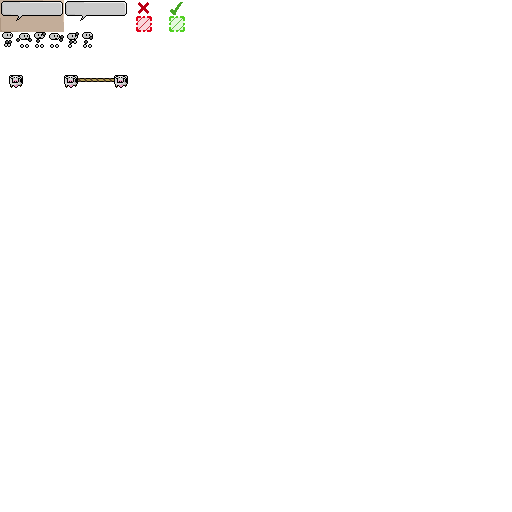
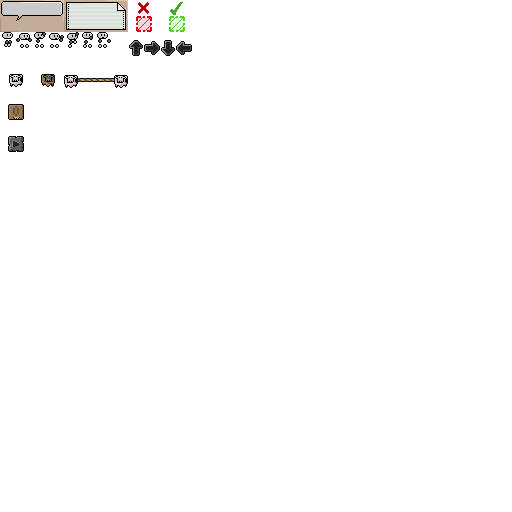
Before/after of a 512x512 layered artwork. What changed in the layer stack:
painted on "tileset1.png" over [8, 0, 192, 152]
